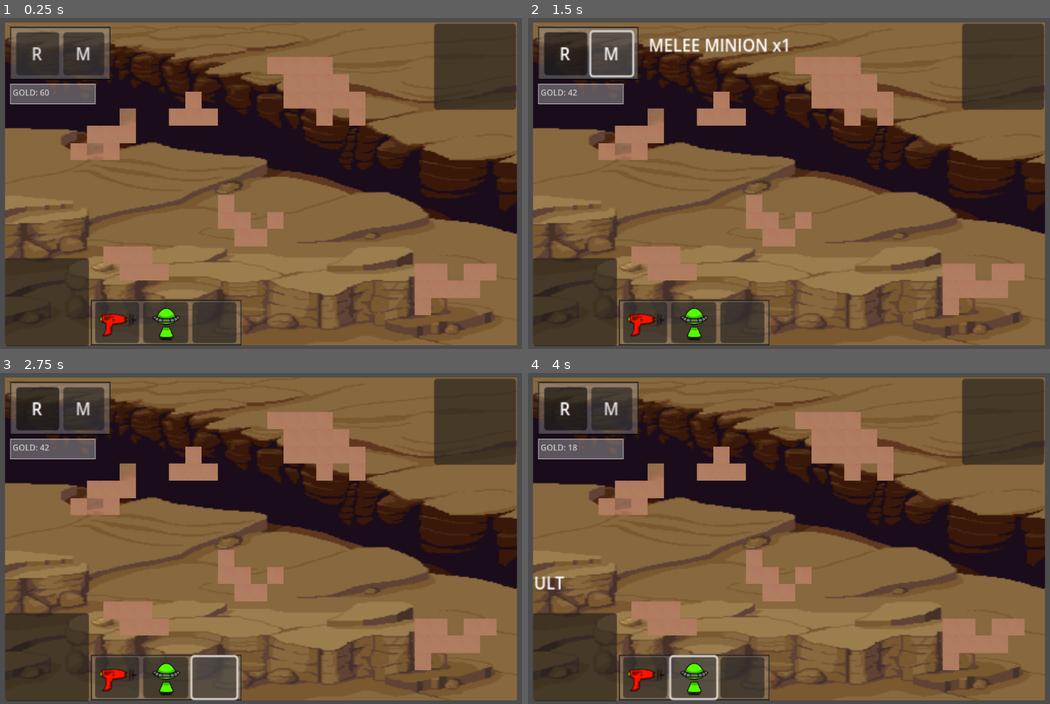
Above: before the commit, frames 1-4 (two rows, left to right).
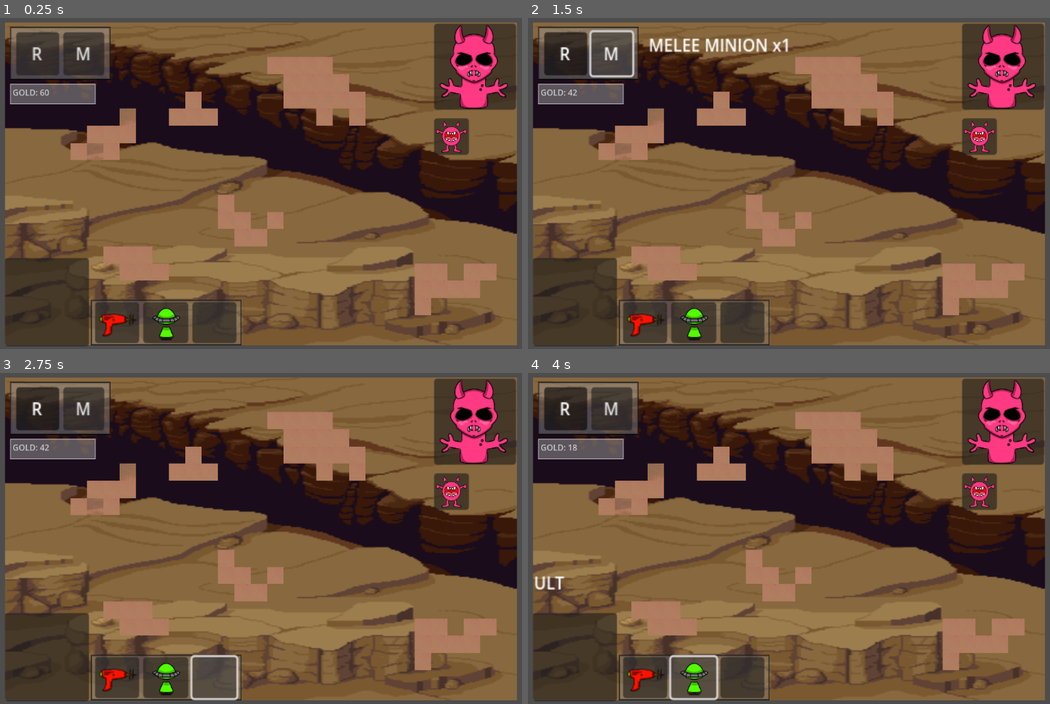
Above: after the commit, the same moments.

Repository: holonkai/GAMEJAM
Game: Godot game, scene res://node_2d.tscn
Two runs of this game, one before a commit and one after it. Both use one fixed random seed, a clock stepped at 60 frames per second and the inputs below.
Inputs (mouse positions are in pixels of both pictures, inside the frame that each line leads up to):
- Up to frame 1 (0.25 s): no input
- Up to frame 2 (1.5 s): click "R" at 0.5 s; click "M" at 1.25 s
- Up to frame 3 (2.75 s): click (214, 677) at 2 s
- Up to frame 4 (4 s): click (695, 677) at 2.75 s; click "ULT" at 3.5 s

The runs differ from the first frame. In frame 1, 2.5% of the frame differs, in the area x 83-98%, y 2-42%; in frame 2, 2.5%; in frame 3, 2.5%; in frame 4, 2.5%.

Commit message:
little man icon

Diff:
--- a/GAMEJAM-main/main-ui/node_2d.tscn
+++ b/GAMEJAM-main/main-ui/node_2d.tscn
@@ -1,8 +1,10 @@
-[gd_scene load_steps=11 format=4 uid="uid://b2qt0biuylxaf"]
+[gd_scene load_steps=13 format=4 uid="uid://b2qt0biuylxaf"]
 
 [ext_resource type="Script" uid="uid://vewhlig5jmkf" path="res://main_ui.gd" id="1_0hol4"]
 [ext_resource type="Texture2D" uid="uid://d02xfdehptq5l" path="res://mars-dunes-8col-16bit565-2.png" id="1_wtcfe"]
 [ext_resource type="Texture2D" uid="uid://5soa0xn4qsb3" path="res://desert-backgorund.png" id="3_epypp"]
+[ext_resource type="Texture2D" uid="uid://ba3mcrnnhp0cq" path="res://bigguymeleeminion.png" id="4_d21ai"]
+[ext_resource type="Texture2D" uid="uid://cugqjm30prmel" path="res://bigboss.png" id="5_d21ai"]
 [ext_resource type="Texture2D" uid="uid://dueb0emu6agy2" path="res://Untitled_2.png" id="5_kdubu"]
 [ext_resource type="Texture2D" uid="uid://001mhdv7my7w" path="res://gun3.png" id="6_d21ai"]
 
@@ -466,6 +468,27 @@
 offset_right = 157.0
 offset_bottom = 162.15
 scale = Vector2(0.52, 0.52)
+texture = ExtResource("5_d21ai")
+
+[node name="BigGuyDialog" type="Label" parent="mainUI/background/bigguy"]
+layout_mode = 0
+offset_left = -82.0
+offset_top = 3.0
+offset_right = -6.0
+offset_bottom = 26.0
+
+[node name="Panel" type="Panel" parent="mainUI/background/bigguy"]
+layout_mode = 0
+offset_top = 88.0
+offset_right = 34.0
+offset_bottom = 122.0
+
+[node name="TextureRect" type="TextureRect" parent="mainUI/background/bigguy/Panel"]
+layout_mode = 0
+offset_right = 121.0
+offset_bottom = 122.0
+scale = Vector2(0.28, 0.28)
+texture = ExtResource("4_d21ai")
 
 [node name="skills" type="Panel" parent="mainUI/background"]
 layout_mode = 1
@@ -548,7 +571,9 @@
 offset_right = -6.0
 offset_bottom = -41.0
 
-[node name="TileMapLayer" type="TileMapLayer" parent="mainUI/background"]
+[node name="TileMapLayer" type="TileMapLayer" parent="."]
+position = Vector2(-242, -146)
+scale = Vector2(1, 1.05263)
 tile_map_data = PackedByteArray("AAAEAAcAAAAJAA0AAAAFAAYAAAAJAA0AAAAFAAcAAAAFAAkAAAAGAAYAAAAJAA0AAAAGAAcAAAAJAA0AAAAHAA …(672 unchanged characters)…
 tile_set = SubResource("TileSet_kdubu")
 
Binary file added: GAMEJAM-main/main-ui/bigguymeleeminion.png
Not shown, added: GAMEJAM-main/main-ui/bigguymeleeminion.png.import
